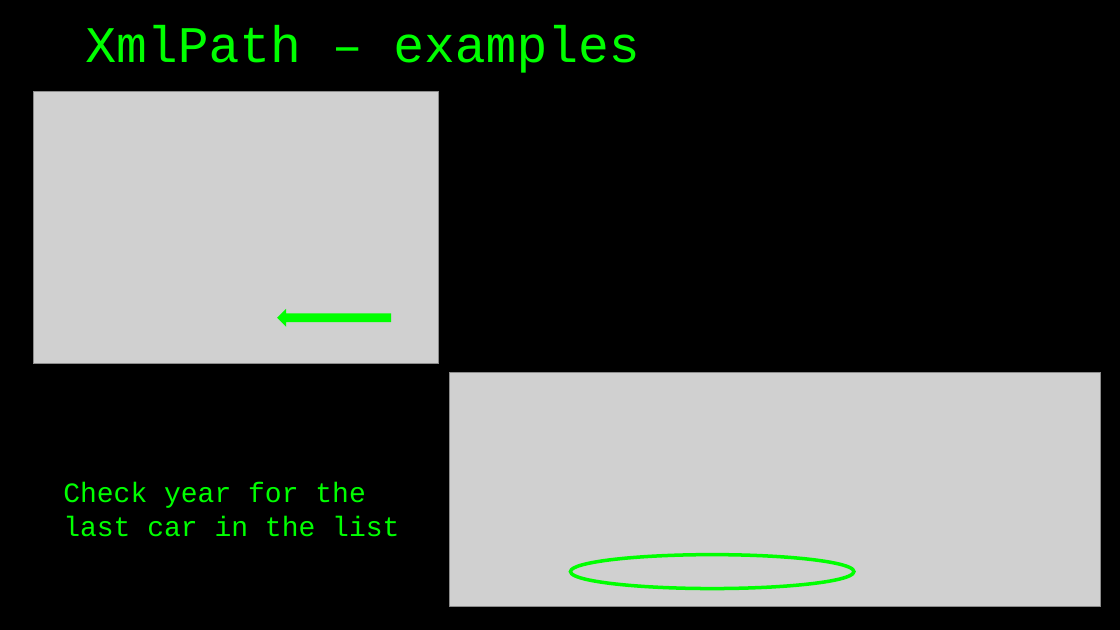
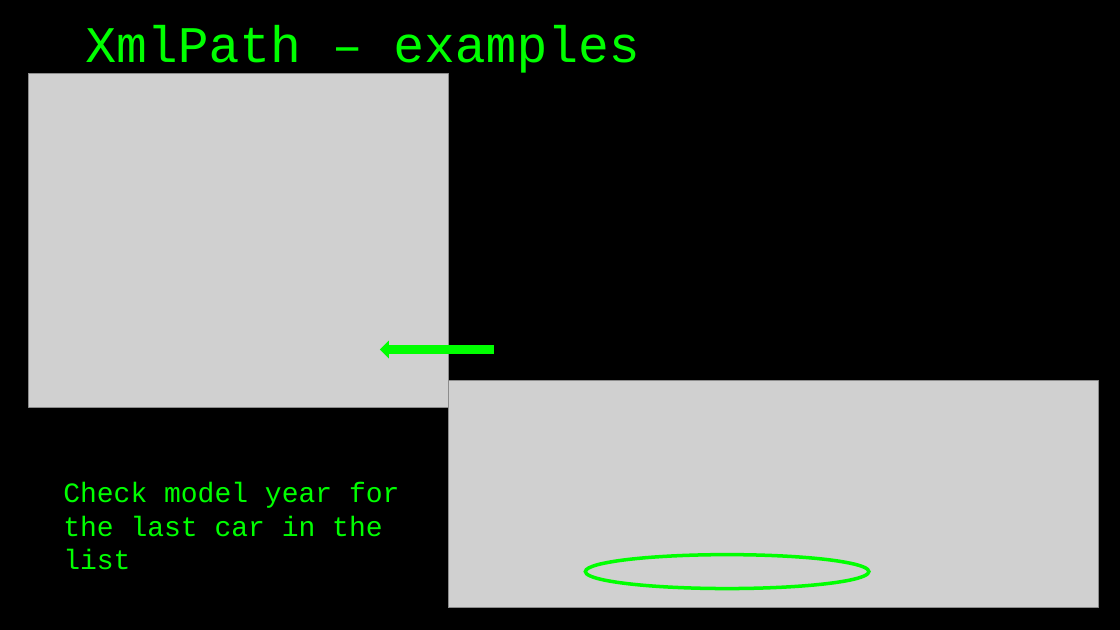
Before and after one commit to basdijkstra/rest-assured-workshop, a slide deck: slide 59 of RestAssuredWorkshop.odp. Drawn at 1120x630 pixels with LibreOffice and Linux fonts; fonts in the diff are those of the drawing; grey boxes stand for pictures. Boxes give left, top, right and bottom in pixels: in the first picture for what was removed or moved away, otherwise in the second. Text is boxed around its words. In the diff, an @@ line names an element or a change of style, - is before the commit and + after.

```diff
--- a/RestAssuredWorkshop.odp
+++ b/RestAssuredWorkshop.odp
@@ picture: place and size @@
-picture at [33, 92, 439, 364]
+picture at [28, 74, 448, 408]
@@ freeform shape: place and size @@
-freeform shape at [278, 310, 391, 325]
+freeform shape at [381, 342, 493, 357]
@@ picture: place and size @@
-picture at [450, 372, 1101, 607]
+picture at [448, 380, 1098, 607]
@@ text at [63, 482, 399, 570]: text changed @@
-Check year for the last car in the list
+Check model year for the last car in the list
@@ freeform shape: place and size @@
-freeform shape at [571, 555, 854, 588]
+freeform shape at [586, 555, 869, 588]
```
Also in this commit, not shown: 6 other slides changed, 12 other files.
